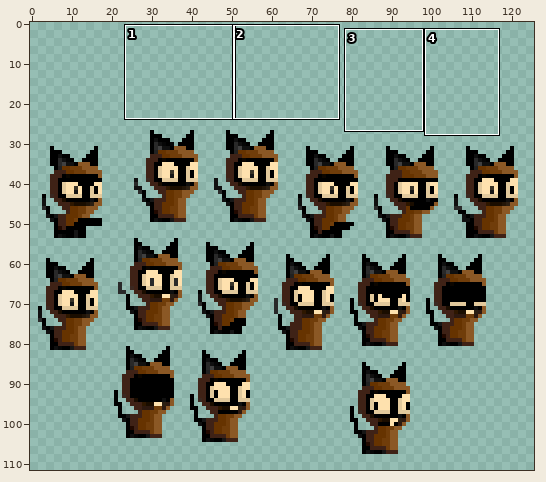
File history of a sprite sheet, images/player-sheet1.png. The picture above shows the old version from afar; the outline marks the close-up.
Close-up. Before the commit:
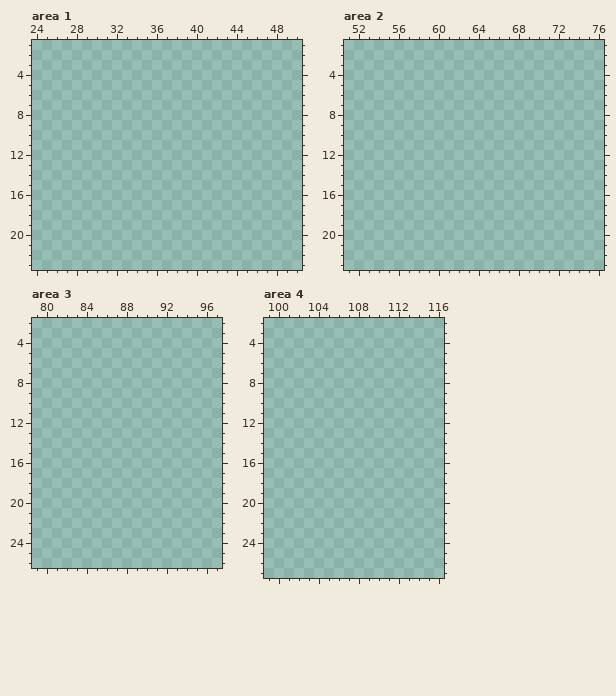
The file is 128x128 pixels. Pixels under 10% opacity are left out. Colours within 5 levels of each other are drawn and written as one. Shown: area 1: x 24..50, y 1..23; area 2: x 51..76, y 1..23; area 3: x 79..97, y 2..26; area 4: x 99..116, y 2..27. The old version is drawn lined up with the new one. The wide view leaves out empty margins. The commit also changed other parts of the picture, which this record leaves out.
After:
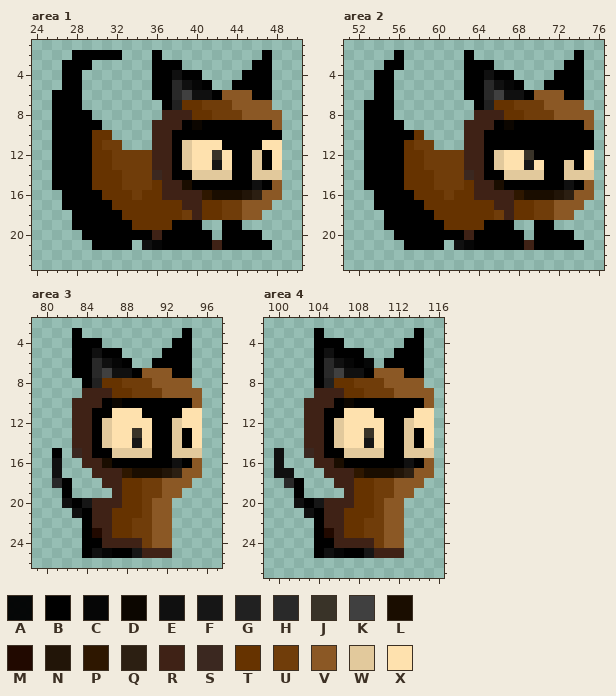
Palette (. is transparent): A #000000f5  B #000000  C #060606  D #0c0600  E #101010  F #161616  G #212121  H #292929  J #393328  K #404040  L #1a0d00  M #210900  N #221508  P #2e1700  Q #2c1f12  R #3f2216  S #3b2820  T #663300  U #703d0a  V #8b5825  W #e2c99c  X #fee1ae
The edit:
drawings rearranged on the sheet (the old picture shows each at its new place)
Changed rows in their new state; - is an unchanged pixel.
Area 1:
first column x 26:
 2 --BBBBB---B----------B-
 3 -BBB------BBB-------BB-
 4 -BB-------BBEBB----BBB-
 5 -BB-------BBHECB--BBBB-
 6 BBB-------BBHKEEBVVVBB-
 7 BBB--------BGTTUUUVVVV-
 8 BBBB-------RRRTTUUUVVVV
 9 BBBBB-----RRRBDBBBBBBBV
10 BBBBTT----RRBBBBBBBBBBB
11 BBBBTUU---RRBWXXXBBBBXX
12 BBBBTTUUUURRBWXXJXBBWBX
13 BBBBTTUUUURRBWXXFXBBWBX
14 BBBBTTTUUUSRBBWWWWBBWWW
15 BBBBTTTUUUTRRLBBBBBBEBV
16 -BBBBTTTUTTRRRRPLLLNQVV
17 -BBBBBTTTTTTTRRTTUUVVV-
18 --BBBBBTTTTTTURTTUUVV--
19 --BBBBBBTTTTBBB--BB----
20 ---BBBBBBBRBBBBB-BBBB--
21 ----BBBB-ECBBBBBRBBBBB-
Area 2:
first column x 53:
 2 ---B------B----------B-
 3 --BB------BBB-------BB-
 4 -BB-------BBEBB----BBB-
 5 -BB-------BBHECB--BBBB-
 6 -BB-------BBHKEEBVVVBB-
 7 BBB--------BGTTUUUVVVV-
 8 BBB--------RRRTTUUUVVVV
 9 BBBB------RRRBDBBBBBBBV
10 BBBBBT----RRBBBBBBBBBBB
11 BBBBTUU---RRBBBBBBBBBBB
12 BBBBTTUUUURRBWXXJBBBBBX
13 BBBBTTUUUURRBWXXFXBBWBX
14 BBBBTTTUUUSRBBWWWWBBWWW
15 BBBBTTTUUUTRRLBBBBBBEBV
16 -BBBBTTTUTTRRRRPLLLNQVV
17 -BBBBBTTTTTTTRRTTUUVVV-
18 --BBBBBTTTTTTURTTUUVV--
19 --BBBBBBTTTTBBB--BB----
20 ---BBBBBBBRBBBBB-BBBB--
21 ----BBBB-ECBBBBBRBBBBB-
Area 3:
first column x 81:
 3 --B----------B-
 4 --BBB-------BB-
 5 --BBEBB----BBB-
 6 --BBHECB--BBBB-
 7 --BBHKEEBVVVBB-
 8 ---BGTTUUUVVVV-
 9 ---RRRTTUUUVVVV
10 --RRRBDBBBBBBBV
11 --RRBBXXXBBBBXX
12 --RRBWXXXXBBWXX
13 --RRBWXXJXBBWBX
14 --RRBWXXFXBBWBX
15 B-SRBBWWWWBBWWW
16 E--RRLBBBBBBEBV
17 E---RRRPLLLNQVV
18 HB---RRTTUUVVV-
19 -B----RTTUUVV--
20 -EBFRRRTTUVV---
21 --EBRRTTTUVV---
22 ---BRRTTUUVV---
23 ---BMRTTUUVV---
24 ---BBRRRRUVV---
25 ---BECBBFRRR---
Area 4:
first column x 100:
 3 ----B---------B-
 4 ----BBB------BB-
 5 ----BEBBB---BBB-
 6 ----BHECBA-BBBB-
 7 ----BHKEEBVVVBB-
 8 ----BGTTUUUVVVV-
 9 ----RRRTTUUUVVVV
10 ---RRRBDBBBBBBBV
11 ---RRBBXXXBBBBXX
12 ---RRBWXXXXBBWXX
13 ---RRBWXXJXBBWBX
14 ---RRBWXXFXBBWBX
15 E--SRBBWWWWBBWWW
16 E---RRLBBBBBBEBV
17 EE---RRRPLLLNQVV
18 -HB---RRTTUUVVV-
19 --B----RTTUUVV--
20 --EBFRRRTTUVV---
21 ---EBRRTTTUVV---
22 ----BRRTTUUVV---
23 ----BMRTTUUVV---
24 ----BBRRRRUVV---
25 ----BECBBFRRR---
